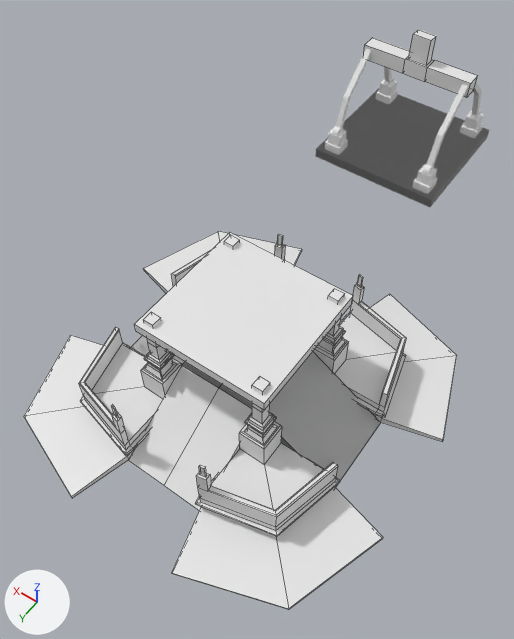
The Blender file Blender/Levels/midBuild.blend: old version first, new version second.
Camera for both pictures: a 50 mm camera at (-5.4, 7.16, 13.41) aimed at (0.09, -0.52, 1.34). Arrows for +X, +Y and +Z are at lower left; the lights stay in place. Mesh edges are drawn as thin lines on the coarser meshes.

Before the edit, the objects in view are built like this:
```python
me_cube_002 = bpy.data.meshes.new('Cube.002')
me_cube_002.from_pydata(...)  # 161 vertices, 154 faces; spans x -4.34..0.0, y -4.34..1.0, z -0.63..2.36
# before: 1 (-1.0, -1.0, 0.63), 7 (0.0, -1.0, 0.63), 10 (0.0, -3.0, -0.63), 11 (-1.0, -3.0, -0.63)
me_cube_003 = bpy.data.meshes.new('Cube.003')
me_cube_003.from_pydata(...)  # a box spanning x -1.57..1.57, y -1.57..1.57, z -0.12..0.12
me_cube_004 = bpy.data.meshes.new('Cube.004')
me_cube_004.from_pydata(...)  # 104 vertices, 68 faces; spans x -1.57..1.57, y -1.57..1.57, z -0.12..2.26
me_cube_005 = bpy.data.meshes.new('Cube.005')
me_cube_005.from_pydata(...)  # 24 vertices, 22 faces; spans x -1.31..1.31, y -0.17..0.17, z -0.17..0.77
ob_cube = bpy.data.objects.new('Cube', me_cube_002)
ob_cube.location = (0.0, 0.0, 0.0)
_m = ob_cube.modifiers.new('Mirror', 'MIRROR')
_m.use_axis = (True, True, False)
ob_cube_001 = bpy.data.objects.new('Cube.001', me_cube_003)
ob_cube_001.location = (0.0, 0.0, 2.14)
ob_cube_002 = bpy.data.objects.new('Cube.002', me_cube_004)
ob_cube_002.location = (0.0, -6.64, 2.14)
_m = ob_cube_002.modifiers.new('Mirror', 'MIRROR')
_m.use_axis = (True, True, False)
ob_cube_003 = bpy.data.objects.new('Cube.003', me_cube_005)
ob_cube_003.location = (0.0, -6.65, 4.26)
```
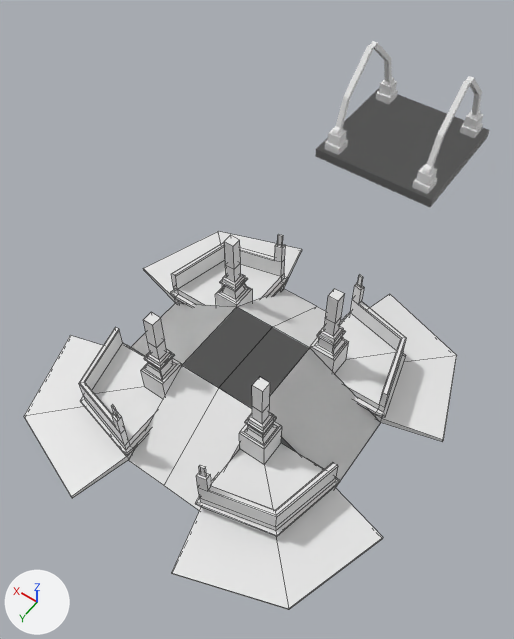
Boxes (x1, y1, x2, y2) around the edits, measured in the pictures (514 x 639 px; the box of a moved part takes in the faces that stretch with it):
'Cube.001', deleted: before (134, 232, 353, 410)
'Cube.003', deleted: before (364, 30, 477, 97)
part 1 of me_cube_002, moved or reshaped: before (128, 320, 342, 511); after (128, 289, 342, 511)

Diff of the bpy script that builds the scene:
```diff
--- a/Blender/Levels/midBuild.blend.py
+++ b/Blender/Levels/midBuild.blend.py
@@ me_cube_002 @@
 me_cube_002.from_pydata(...)  # 161 vertices, 154 faces; spans x -4.34..0.0, y -4.34..1.0, z -0.63..2.36
 # used by ob_cube; location = (0.0, 0.0, 0.0)
 # verts and faces of me_cube_002; kept vertices keep their numbers, new ones are numbered from 161
+# me_cube_002 part 1
+delete_faces([(1, 7, 10, 11)])
+faces += [(1, 11, 10, 7)]
@@ ob_cube_001 @@
-ob_cube_001 = bpy.data.objects.new('Cube.001', me_cube_003)
-ob_cube_001.location = (0.0, 0.0, 2.14)
@@ ob_cube_003 @@
-ob_cube_003 = bpy.data.objects.new('Cube.003', me_cube_005)
-ob_cube_003.location = (0.0, -6.65, 4.26)
```
